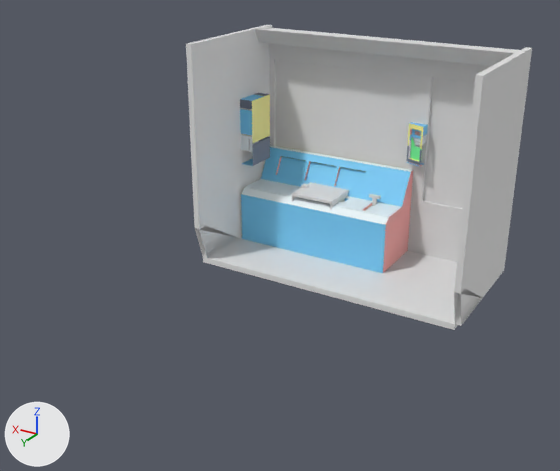
A saved change to the FBX model Assets/Resources/3d/train-front.fbx.
Camera for both pictures: a 50 mm lens placed at (-7.65, 14.59, 7.02), pointed at (-0.73, 3.05, 1.25). The axes (+X, +Y, +Z) are drawn at lower left. The lights are the same throughout. The first picture is the older version. Where no turn or scale is listed for an object, it has been applied to the vertices.

Names of what the first picture shows: 'cube_10', 'cube_11', 'cube_18', 'cube_8', 'cube_9', 'cuboid_3', 'cuboid_5', 'cuboid_6', 'cuboid_7', 'cuboid_8', 'cuboid_9', 'desk' and 7 more.
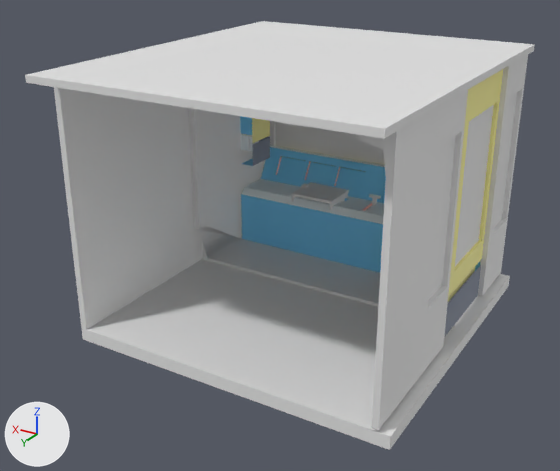
Commit message: new train

The change, as a list of edits to the scene's bpy script:
```text
Add mat_texture_1:
    mat_texture_1 = principled_material('texture_1')
    mat_texture_1.texture = img_image  # with its transparency
Change me_cuboid_8:
    used by ob_cuboid_8; location = (-3.94, -0.19, 1.81)
    remove me_cuboid_8.from_pydata(...)  # 34 vertices, 33 faces; spans x -0.06..0.06, y -0.75..2.31, z -2.12..2.62
    add me_cuboid_8.from_pydata(...)  # 16 vertices, 14 faces; spans x -2.08..-1.68, y -0.81..-0.61, z 1.81..2.69
    me_cuboid_8 part 1: the whole mesh is rebuilt
    add me_cuboid_8.materials.append(mat_small)  # picture img_image
Change me_cuboid_9:
    used by ob_cuboid_9; location = (0.0, 0.0, 0.0); rotation_euler = (1.571, 0.0, 0.0), in degrees (90, 0, 0); scale = (0.01, 0.01, 0.01)
    remove me_cuboid_9.from_pydata(...)  # 16 vertices, 14 faces; spans x -206.2..-168.8, y 181.2..268.8, z 56.2..81.2
    remove me_cuboid_9.materials.append(mat_small)  # picture img_image
    add me_cuboid_9.from_pydata(...)  # 82 vertices, 82 faces; spans x -81.2..50.0, y -37.5..437.5, z -65.6..3.1
    me_cuboid_9 part 2: the whole mesh is rebuilt
Add me_cuboid_11:
    me_cuboid_11.from_pydata(...)  # a box spanning x -3.03..3.16, y -3.53..3.53, z 0.19..0.31
Add me_cuboid_10:
    me_cuboid_10.from_pydata(...)  # 20 vertices, 18 faces; spans x -3.16..3.16, y -4.53..1.84, z 0.12..5.19
Add me_cube_20:
    me_cube_20.from_pydata([(0.5, 0.5, 3.19), (0.56, 0.5, 3.19), (0.5, 0.5, 0.44), (0.56, 0.5, 0.44), (0.56, 2.13, 3.19), (0.5, 2.13, 3.19), (0.56, 2.12, 0.44), (0.5, 2.12, 0.44)], [], [(3, 6, 4, 1), (2, 3, 1, 0), (7, 2, 0, 5), (6, 7, 5, 4), (5, 0, 1, 4), (6, 3, 2, 7)])
Add me_cuboid_13:
    me_cuboid_13.from_pydata(...)  # 82 vertices, 82 faces; spans x -0.03..0.66, y -0.5..2.31, z -0.38..4.38
Add me_cube_21:
    me_cube_21.from_pydata([(0.56, 0.56, 3.19), (0.56, 0.56, 0.44), (0.56, 1.69, 3.19), (0.56, 1.69, 0.44)], [], [(1, 3, 2, 0)])
Add me_cuboid_12:
    me_cuboid_12.from_pydata(...)  # 126 vertices, 126 faces; spans x -0.06..0.69, y -1.0..1.31, z -0.38..4.38
    me_cuboid_12.materials.append(mat_texture_1)  # picture img_image
Change ob_cuboid_8:
    ob_cuboid_8.location: (-3.94, -0.19, 1.81) -> (0.0, 0.0, 0.0)
Change ob_cuboid_9:
    add ob_cuboid_9.parent = ob_standingdoor
Add ob_standingdoor:
    ob_standingdoor = bpy.data.objects.new('standingDOOR', None)
    ob_standingdoor.location = (-3.938, 0.188, 0.0625)
    ob_standingdoor.rotation_euler = (1.571, 0.0, 0.0)  # degrees (90, 0, 0)
    ob_standingdoor.scale = (0.01, 0.01, 0.01)
Add ob_cuboid_11:
    ob_cuboid_11 = bpy.data.objects.new('cuboid_11', me_cuboid_11)
    ob_cuboid_11.location = (-1.0, 2.56, 4.19)
Add ob_cuboid_10:
    ob_cuboid_10 = bpy.data.objects.new('cuboid_10', me_cuboid_10)
    ob_cuboid_10.location = (-1.0, 3.69, -0.75)
Add ob_cube_20:
    ob_cube_20 = bpy.data.objects.new('cube_20', me_cube_20)
    ob_cube_20.location = (-4.31, 0.13, 0.5)
Add ob_cuboid_13:
    ob_cuboid_13 = bpy.data.objects.new('cuboid_13', me_cuboid_13)
    ob_cuboid_13.location = (-3.94, 3.25, 0.06)
Add ob_cube_21:
    ob_cube_21 = bpy.data.objects.new('cube_21', me_cube_21)
    ob_cube_21.location = (-4.44, 2.25, 0.5)
Add ob_cuboid_12:
    ob_cuboid_12 = bpy.data.objects.new('cuboid_12', me_cuboid_12)
    ob_cuboid_12.location = (-3.81, 1.44, 0.06)
```

Pixel boxes [x1, y1, x2, y2] of what changed, in the pictures (560 x 471 px):
'cuboid_10', added
    after: [54, 87, 510, 450]
'cuboid_11', added
    after: [25, 21, 535, 139]
'cuboid_13', added
    after: [357, 90, 468, 430]
'cuboid_8', reshaped, moved (not visible afterwards)
    before: [454, 47, 532, 326]
'cuboid_9', moved
    before: [406, 122, 428, 167]
    after: [478, 55, 528, 296]
'cuboid_12', added (beige)
    after: [444, 69, 503, 337]
'cube_20', added
    after: [455, 105, 494, 266]
'cube_21', added
    after: [429, 136, 456, 299]
'cube_9', unchanged, covered by the edit
    before: [289, 63, 410, 168]
    after: [289, 124, 385, 165]
'cuboid_5', unchanged, covered by the edit
    before: [254, 28, 425, 251]
    after: [270, 121, 276, 146]
'cube_11', unchanged, covered by the edit
    before: [275, 60, 289, 148]
    after: [276, 122, 289, 148]
